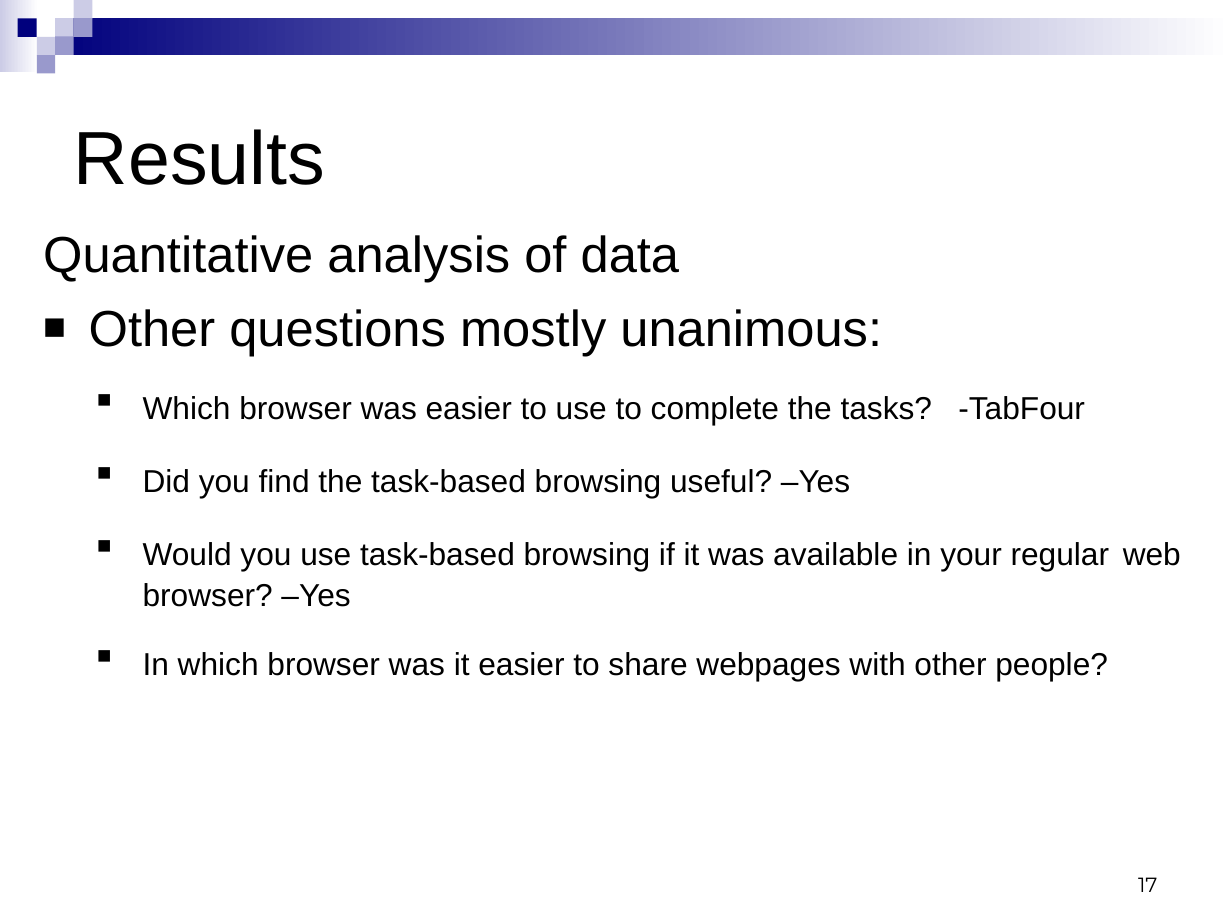
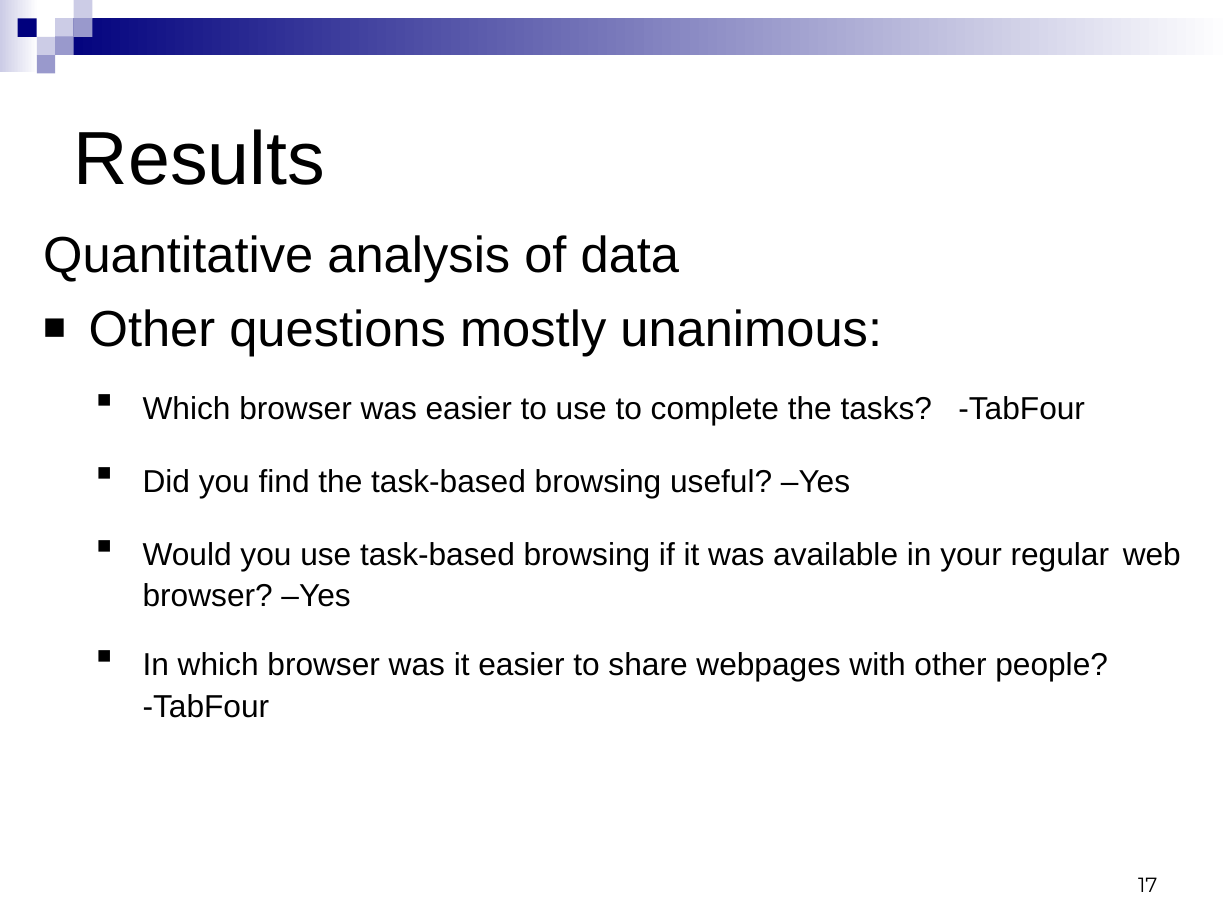
Before and after one commit to yatsek/tabfour, a slide deck: slide 17 of Tab4/doc/544 Phase 3 presentation.ppt. Drawn at 1232x924 pixels with LibreOffice and Linux fonts; fonts in the diff are those of the drawing. Boxes give left, top, right and bottom in pixels: in the first picture for what was removed or moved away, otherwise in the second. Text is boxed around its words. In the diff, an @@ line names an element or a change of style, - is before the commit and + after.

```diff
--- a/Tab4/doc/544 Phase 3 presentation.ppt
+++ b/Tab4/doc/544 Phase 3 presentation.ppt
@@ text at <box>143,652,1108,718</box>: text changed @@
-  ■ In which browser was it easier to share webpages with other people?
+  ■ In which browser was it easier to share webpages with other people?
+    -TabFour
```
Also in this commit, not shown: 2 other slides changed, 1 slide added.
